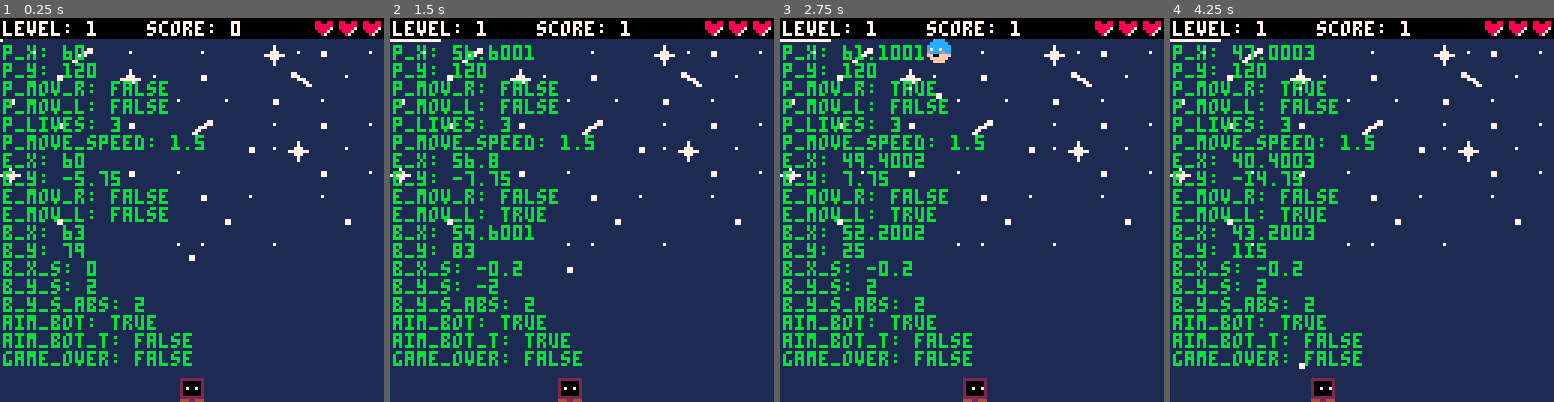
Above: before the commit, frames 1-4 (left to right).
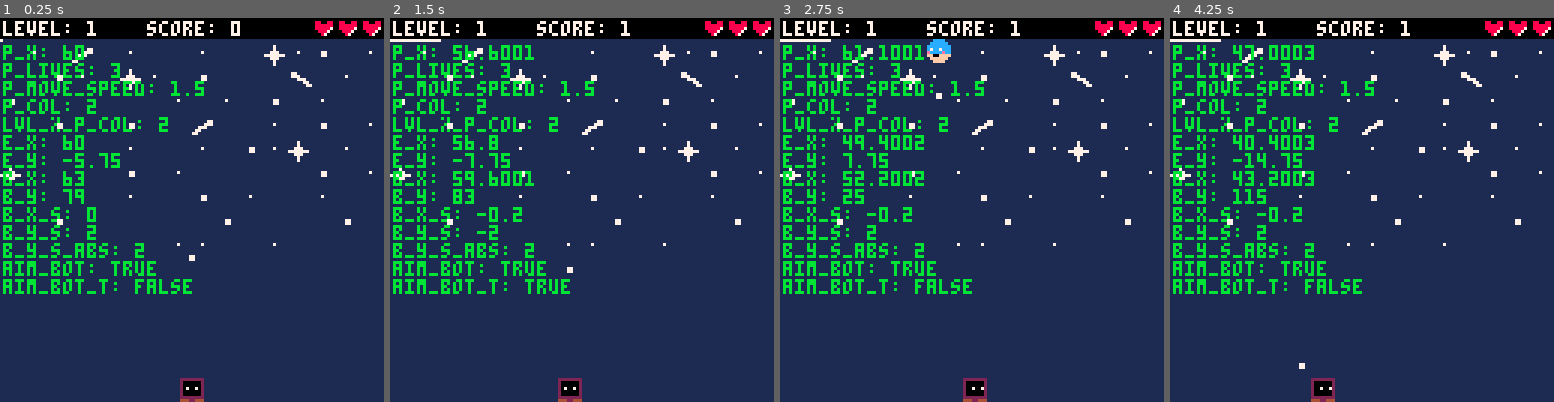
Above: after the commit, the same moments.

Repository: diodemusic/infinipong
Game: PICO-8 cartridge src/infinipong.p8
Same seed, same stepped clock (60 frames per second), same inputs: the game is played once before the commit and once after it.
Inputs:
- Up to frame 1 (0.25 s): no input
- Up to frame 2 (1.5 s): tap X (X key) at 0.33, 1.07 s; tap O (Z key) at 0.7 s
- Up to frame 3 (2.75 s): hold Right 1.6-2.1 s; tap O (Z key) at 1.7, 2.1, 2.5 s; tap X (X key) at 1.85 s; hold Up 2.15-2.42 s; hold Right from 2.47 s (still down)
- Up to frame 4 (4.25 s): tap O (Z key) every 0.4 s from 2.9 to 4.1 s; tap X (X key) at 2.97, 4.08 s; release Right at 3.03 s; hold Left 3.08-3.58 s; hold Down 3.63-3.97 s; hold Right from 4.02 s (still down)

The runs differ from the first frame. In frame 1, 8.7% of the frame differs, in the area x 0-54%, y 11-91%; in frame 2, 8.8%; in frame 3, 9.2%; in frame 4, 9.1%.

Commit message:
Fix color 0 index

Diff:
--- a/src/main.lua
+++ b/src/main.lua
@@ -128,7 +128,6 @@
         ball.x >= player.x - 2 and ball.x <= player.x + 8
     ) then
         ball.y = player.y - 3
-        -- Reverse and clamp y_speed to prevent excessive speed
         ball.y_speed = -max(1, min(abs(ball.y_speed), ball.y_speed_cap))
         calcuate_ball_x_angle()
         level_progress += 16
@@ -265,15 +264,12 @@
 
     local stats = {
         "p_x: " .. player.x,
-        "p_y: " .. player.y,
-        "p_mov_r: " .. tostr(player.moving_right),
-        "p_mov_l: " .. tostr(player.moving_left),
         "p_lives: " .. player.lives,
         "p_move_speed: " .. player.move_speed,
+        "p_col: " .. player.color,
+        "lvl_%_p_col: " .. level % #player.colors + 1,
         "e_x: " .. enemy.x,
         "e_y: " .. enemy.y,
-        "e_mov_r: " .. tostr(enemy.moving_right),
-        "e_mov_l: " .. tostr(enemy.moving_left),
         "b_x: " .. ball.x,
         "b_y: " .. ball.y,
         "b_x_s: " .. ball.x_speed,
@@ -281,7 +277,6 @@
         "b_y_s_abs: " .. abs(ball.y_speed),
         "aim_bot: " .. tostr(debug_options.aim_bot),
         "aim_bot_t: " .. tostr(debug_options.aim_bot_toggle),
-        "game_over: " .. tostr(game_over)
     }
     local y = 9
 
@@ -321,7 +316,7 @@
         y = 120,
         move_speed = 1.5,
         colors = {0, 2, 3, 5, 6, 7, 8, 9, 10, 11, 12, 13, 14, 15},
-        color = 0,
+        color = 1,
         color_updated = false,
         moving_left = false,
         moving_right = false,
@@ -338,7 +333,7 @@
         y = 63,
         x_speed = 0,
         y_speed = 2,
-        y_speed_increase = 0.1,
+        y_speed_increase = 0.2,
         y_speed_cap = 4,
         x_angle_multiplier = 0.4
     }
